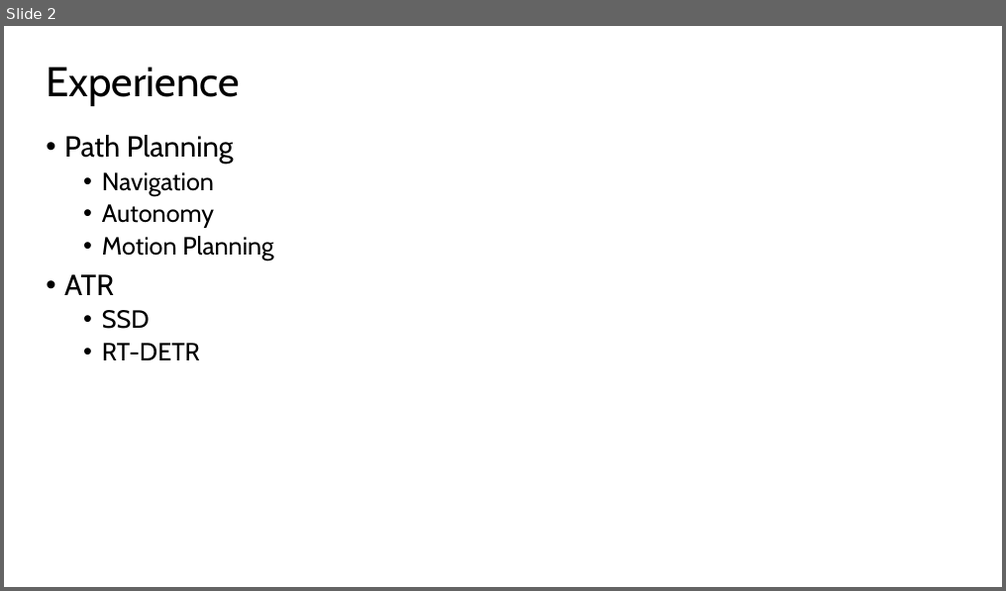
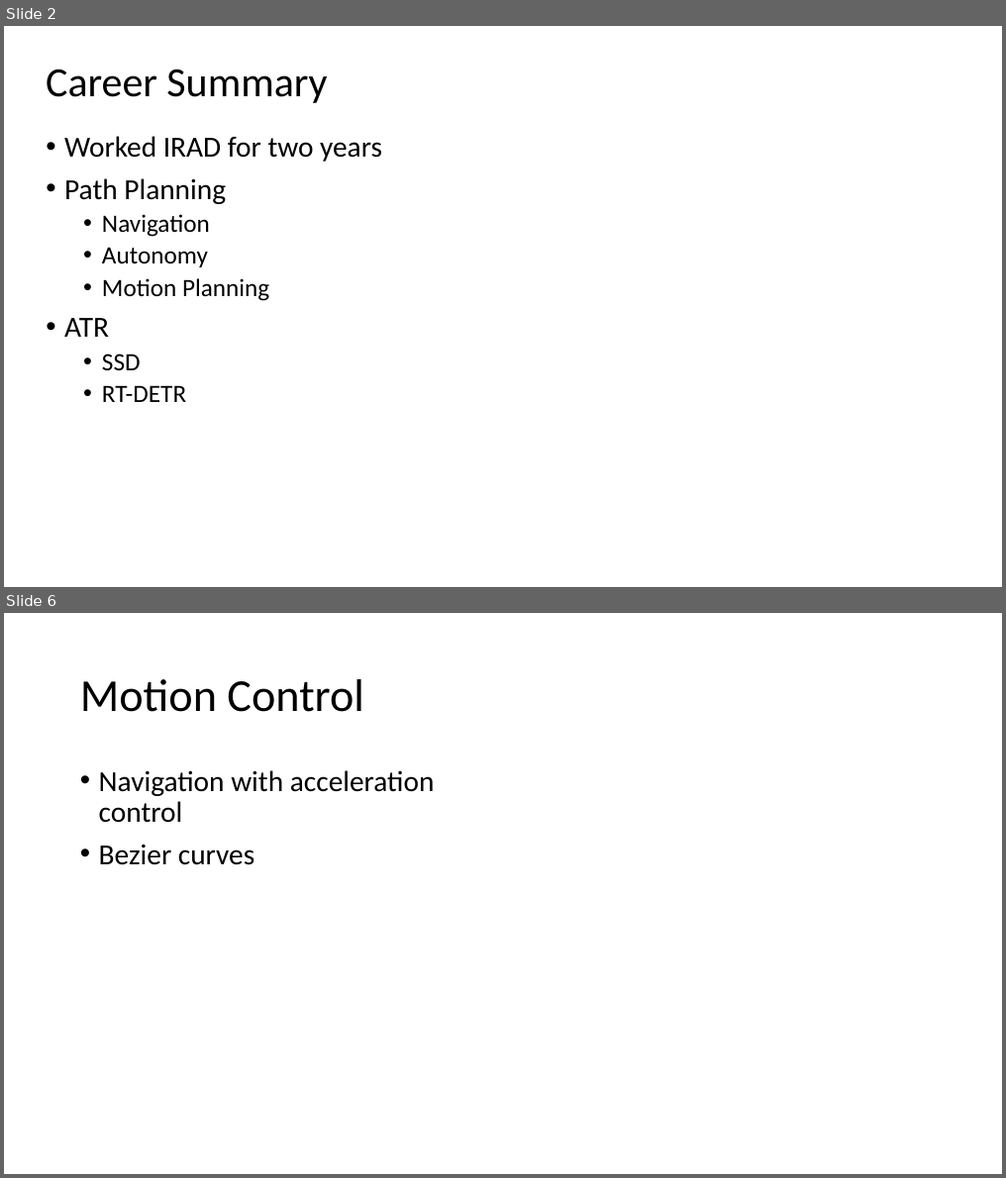
Before and after one commit to akshaygulabrao/flappybird-monorepo, a slide deck: Slides.pptx. Shown one above the other, each under a label of ours: slide 2 before the commit, slides 2 and 6 after it; the slides between them are not shown. The pictures are 1006x591 and 1006x1178 pixels, drawn with LibreOffice and Linux fonts; fonts in the diff are those of the drawing. Boxes give left, top, right and bottom in pixels: in the first picture for what was removed or moved away, otherwise in the second. Text is boxed around its words. In the diff, an @@ line names an element or a change of style, - is before the commit and + after.

```diff
--- a/Slides.pptx
+++ b/Slides.pptx
@@ slide 6 added at [4, 613, 1002, 1174], background #FFFFFF @@
@@ title added at [80, 679, 364, 712], 44 pt, text #000000 @@
+Motion Control
@@ text added at [99, 770, 435, 865], 28 pt, text #000000 @@
+• Navigation with acceleration control
+• Bezier curves
@@ slide 2 changed as well @@
@@ text at [46, 69, 327, 103]: text changed; font Cabin to Calibri @@
-Experience
+Career Summary
@@ text at [64, 136, 382, 162]: paragraph added @@
+• Worked IRAD for two years
@@ text at [64, 178, 269, 402]: font Cabin to Calibri in "Path Planning", "Navigation", "Autonomy", "Motion Planning" and 3 more places @@
```
Also in this commit, not shown: 1 other slide changed, 7 other slides added, 14 slides removed, 6 other files.
